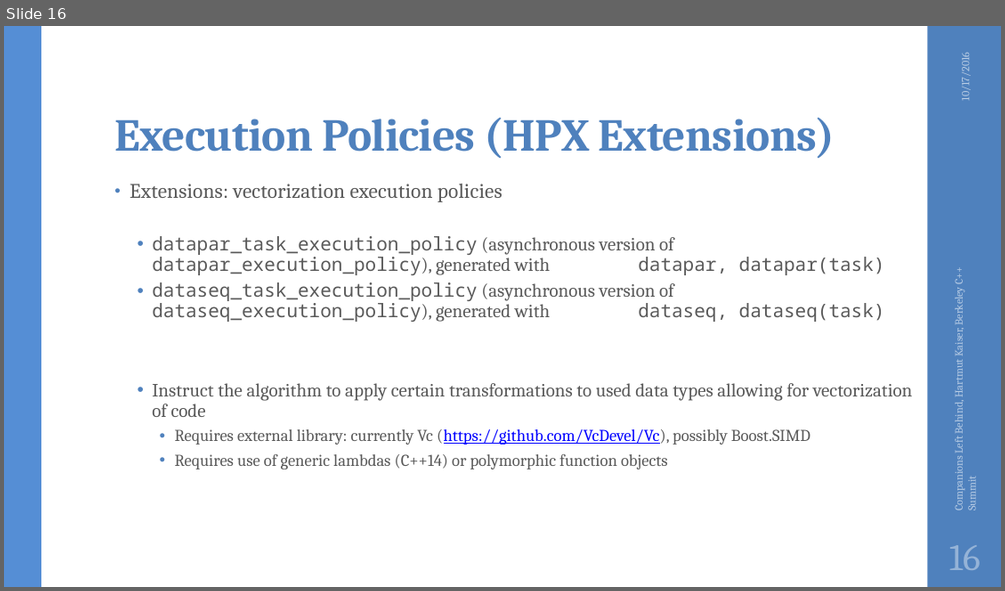
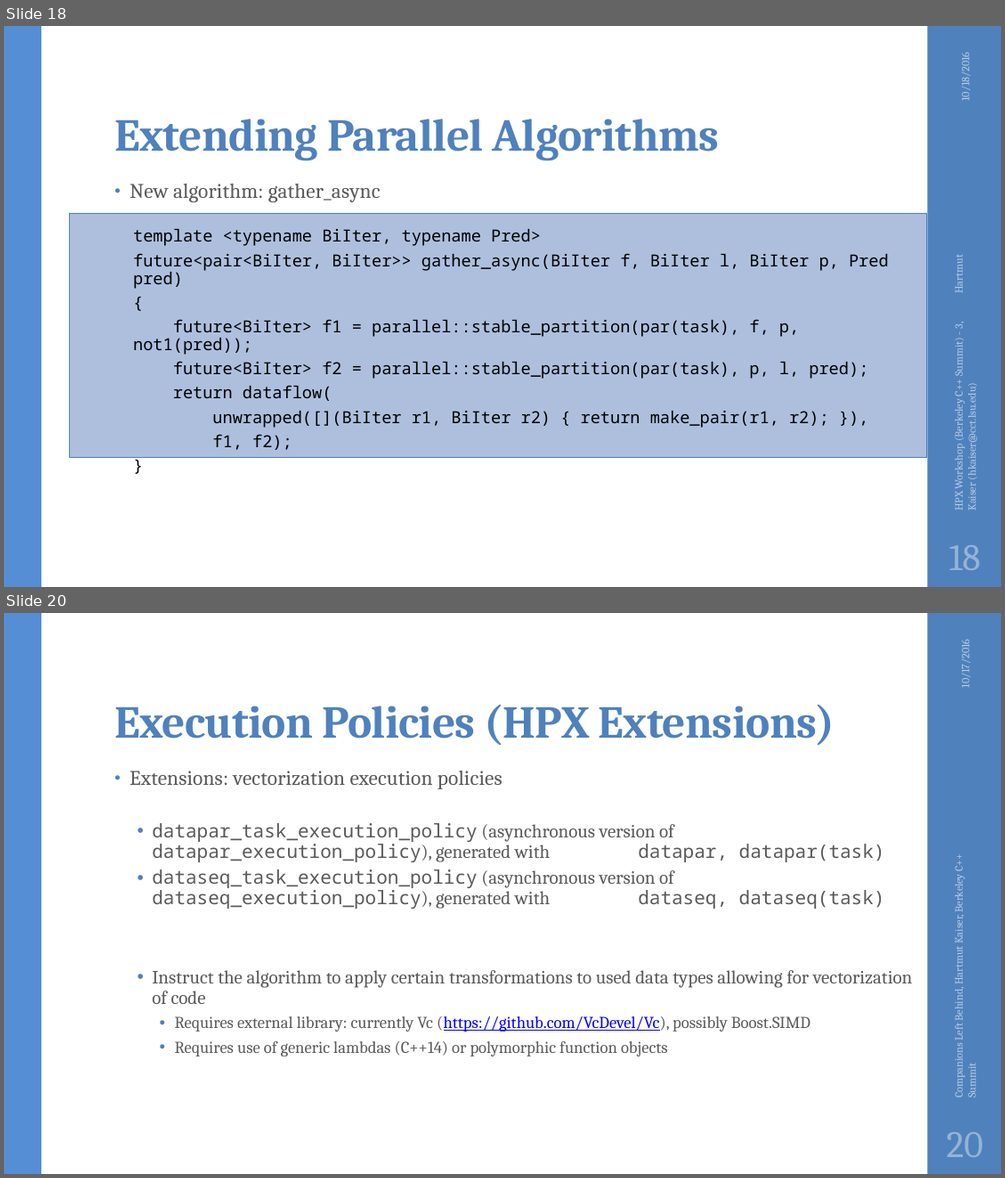
Before and after one commit to STEllAR-GROUP/tutorials, a slide deck: lbl2016/HPX - A C++ Standard Library for Parallelism and Concurrency.pptx. Shown one above the other, each under a label of ours: slide 16 before the commit, slides 18 and 20 after it; the slides between them are not shown. The pictures are 1005x591 and 1005x1178 pixels, drawn with LibreOffice and Linux fonts; fonts in the diff are those of the drawing; background and template pictures are left out. Boxes give left, top, right and bottom in pixels: in the first picture for what was removed or moved away, otherwise in the second. Text is boxed around its words. In the diff, an @@ line names an element or a change of style, - is before the commit and + after.

```diff
--- a/lbl2016/HPX - A C++ Standard Library for Parallelism and Concurrency.pptx
+++ b/lbl2016/HPX - A C++ Standard Library for Parallelism and Concurrency.pptx
@@ slide 18 added at [4, 26, 1001, 587], background #FFFFFF; not listed: 2 template elements that a slide beside it also shows @@
@@ text added at [957, 56, 971, 100], 10.5 pt, text #B9CDE5 @@
+10/18/2016
@@ title added at [114, 119, 719, 160], 44 pt, text #4F81BD, bold @@
+Extending Parallel Algorithms
@@ rectangle added at [70, 213, 928, 458], fill #AFC0DF, outline #4F81BD 0.75 pt @@
@@ text added at [133, 229, 889, 450], 16 pt, text #000000 @@
+• New algorithm: gather_async
+    template <typename BiIter, typename Pred>
+    future<pair<BiIter, BiIter>> gather_async(BiIter f, BiIter l, BiIter p, Pred pred)
+    {
+    future<BiIter> f1 = parallel::stable_partition(par(task), f, p, not1(pred));
+    future<BiIter> f2 = parallel::stable_partition(par(task), p, l, pred);
+    return dataflow(
+    unwrapped([](BiIter r1, BiIter r2) { return make_pair(r1, r2); }),
+    f1, f2);
+    }
@@ text added at [951, 321, 979, 509], 10.5 pt, text #B9CDE5 @@
+HPX Workshop (Berkeley C++ Summit) - 3, Hartmut Kaiser (hkaiser@cct.lsu.edu)
@@ page number added at [949, 545, 981, 570], 36 pt, text #95B3D7 @@
+18
@@ what was slide 16 is now slide 20 @@
@@ page number at [947, 1132, 984, 1157]: text changed @@
-16
+20
```
Also in this commit, not shown: 2 slides changed, 3 other slides added, 1 other file.
